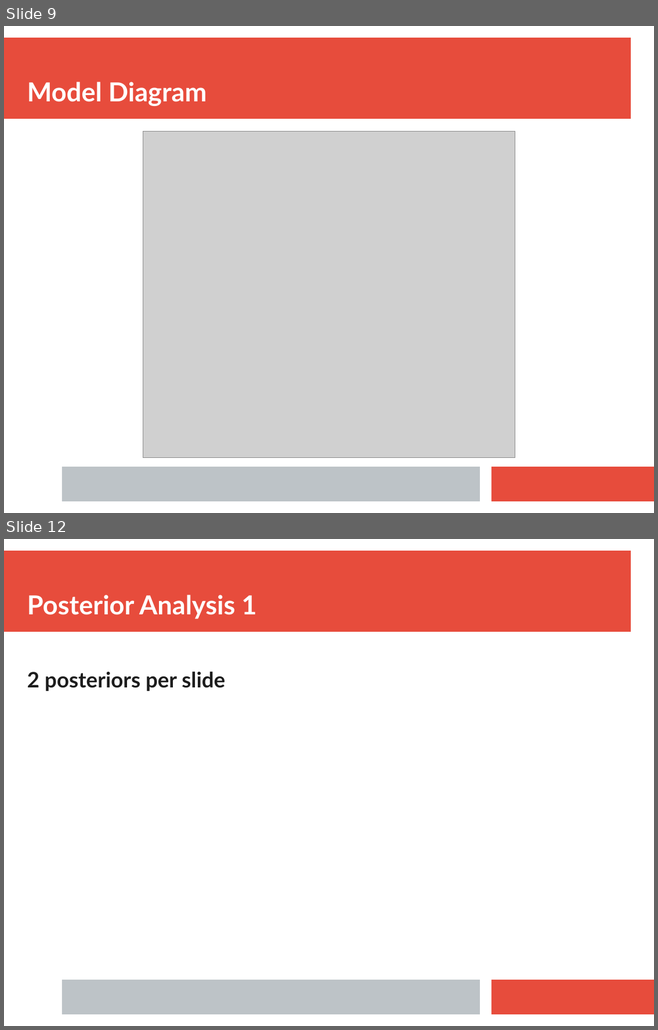
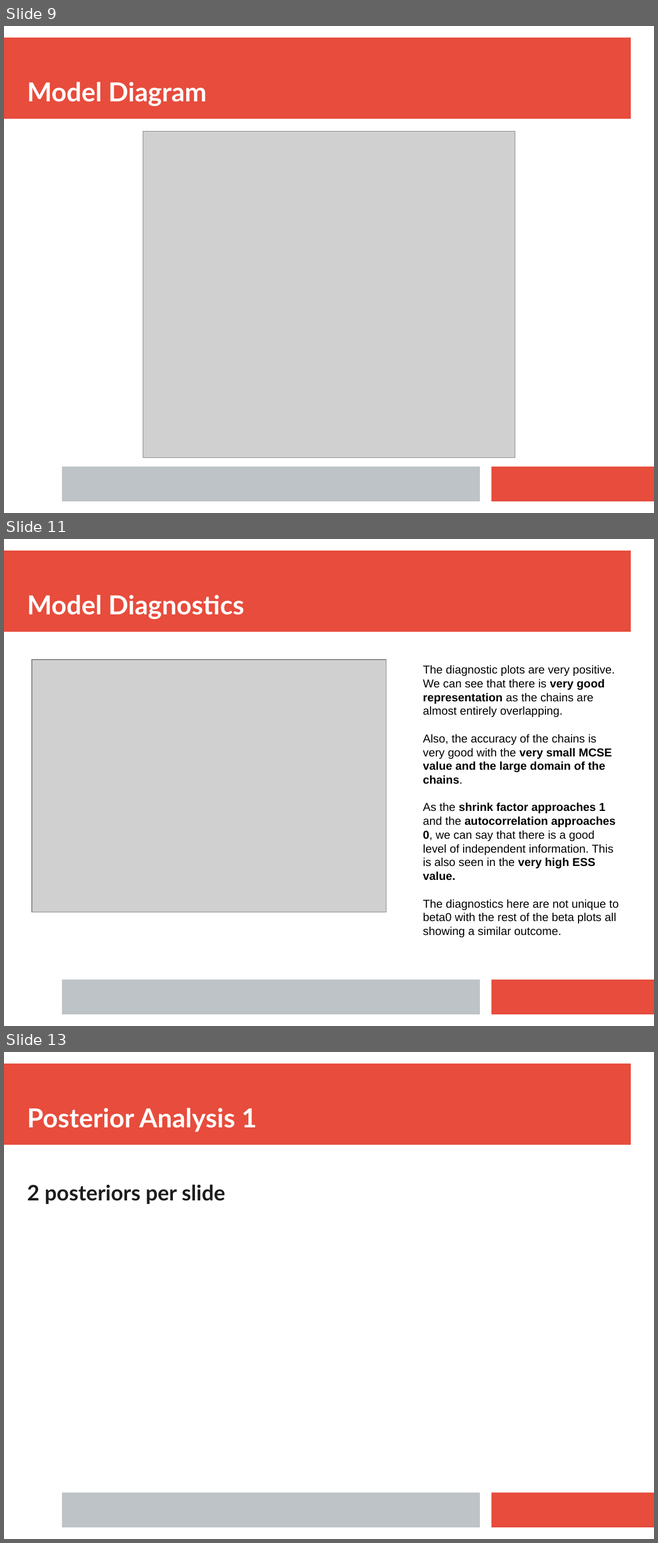
Before and after one commit to tim-kirkbride/BayesianAssignment, a slide deck: Presentation.pptx. Shown one above the other, each under a label of ours: slides 9 and 12 before the commit, slides 9, 11 and 13 after it; the slides between them are not shown. The pictures are 658x1030 and 658x1543 pixels, drawn with LibreOffice and Linux fonts; fonts in the diff are those of the drawing; grey boxes stand for pictures. Boxes give left, top, right and bottom in pixels: in the first picture for what was removed or moved away, otherwise in the second. Text is boxed around its words. In the diff, an @@ line names an element or a change of style, - is before the commit and + after.

Commit message:
Added diagnostics to the presentation

```diff
--- a/Presentation.pptx
+++ b/Presentation.pptx
@@ slide 11 added at (x1=4, y1=539, x2=654, y2=1026), background #FFFFFF; not listed: 3 template elements that a slide beside it also shows @@
@@ text added at (x1=27, y1=595, x2=244, y2=619), 32 pt, text #FFFFFF, bold @@
+Model Diagnostics
@@ picture added at (x1=32, y1=660, x2=386, y2=913) @@
@@ text added at (x1=423, y1=665, x2=618, y2=924), 14 pt, text #000000 @@
+The diagnostic plots are very positive. We can see that there is very good representation as the chains are almost entirely overlapping.
+Also, the accuracy of the chains is very good with the very small MCSE value and the large domain of the chains.
+As the shrink factor approaches 1 and the autocorrelation approaches 0, we can say that there is a good level of independent information. This is also seen in the very high ESS value.
+The diagnostics here are not unique to beta0 with the rest of the beta plots all showing a similar outcome.
@@ what was slide 12 is now slide 13 @@
```
Also in this commit, not shown: 3 slides changed, 1 other slide added, 1 slide removed.
